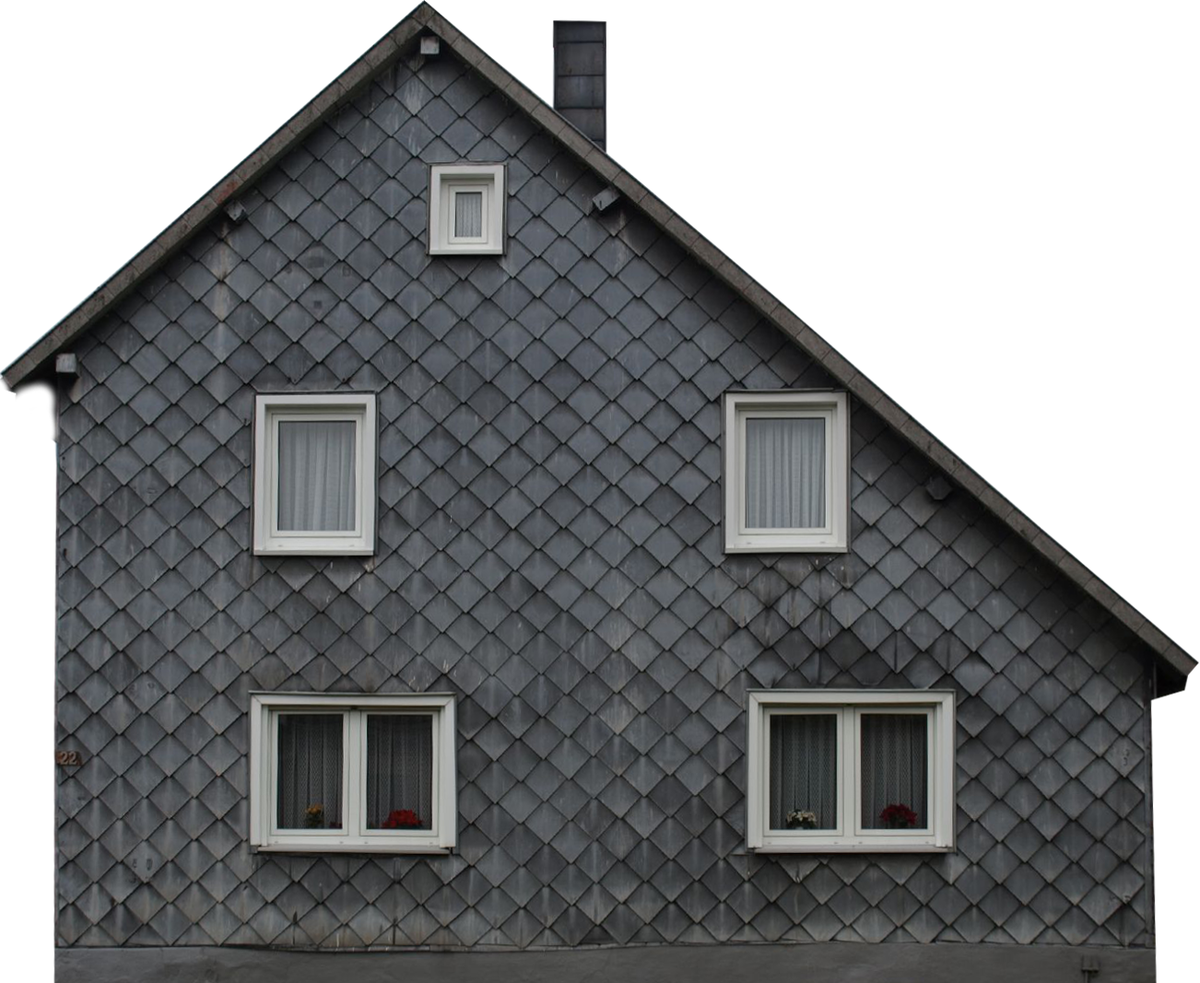
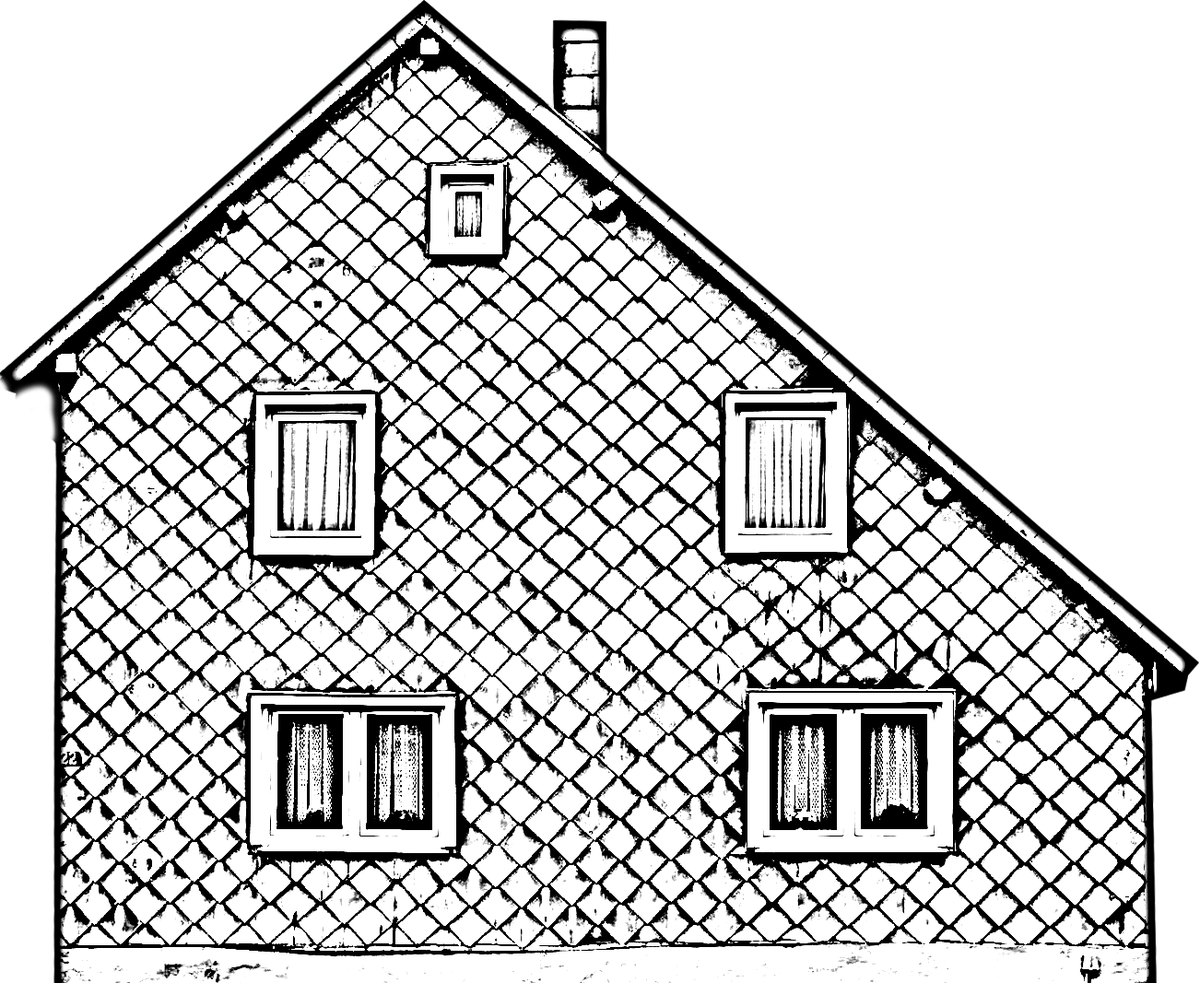
Layered file, before and after one edit (1200×983). Changes by layer:
added layer "Drawing" above "Gebaeude-Architektur_Textur_A_P2080636.JPG" over 0, 0, 1199, 983
